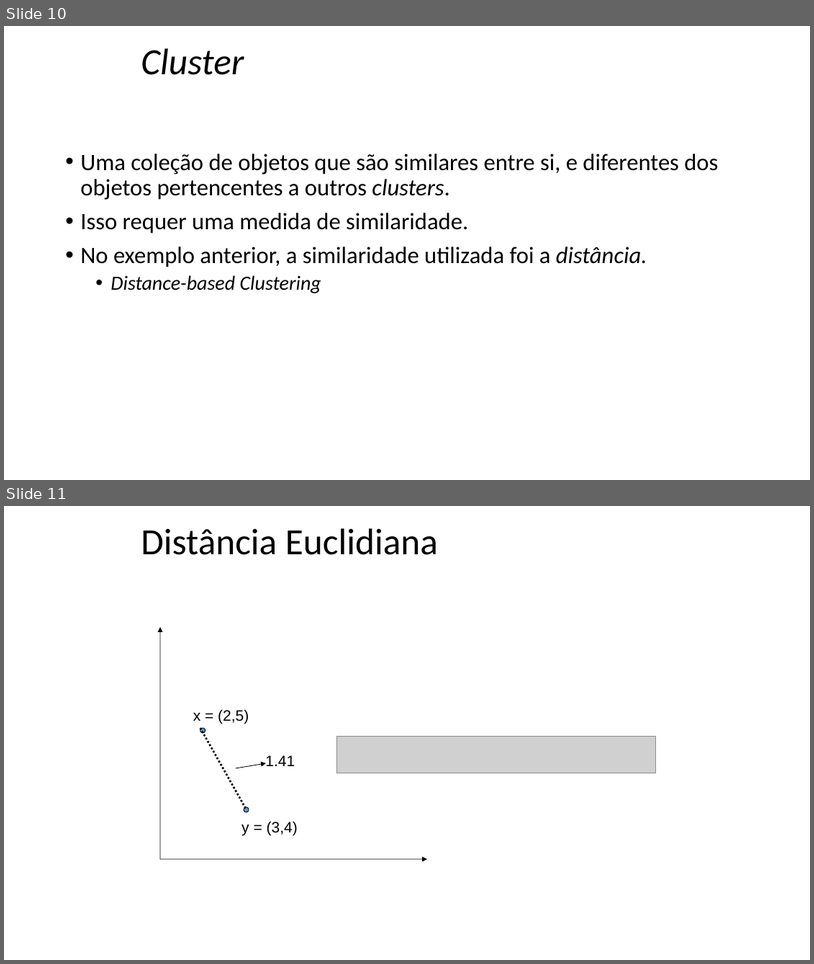
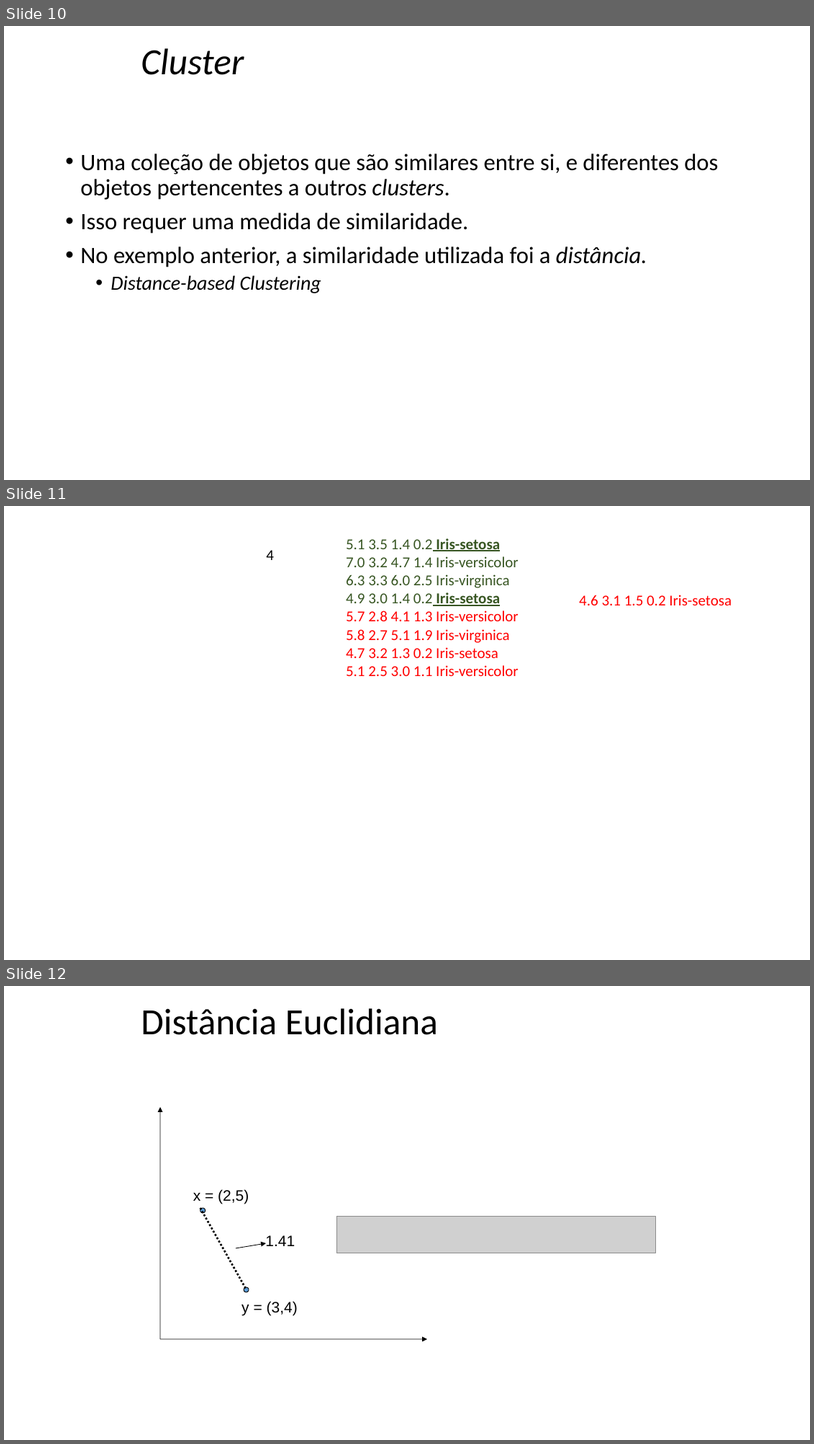
Before and after one commit to MirellaLDS/KNN, a slide deck: doc/20171_SAD_08_Agrupamento_KMeans.pptx. Shown one above the other, each under a label of ours: slides 10 and 11 before the commit, slides 10, 11 and 12 after it. The pictures are 814x964 and 814x1444 pixels, drawn with LibreOffice and Linux fonts; fonts in the diff are those of the drawing; grey boxes stand for pictures; background and template pictures are left out. Boxes give left, top, right and bottom in pixels: in the first picture for what was removed or moved away, otherwise in the second. Text is boxed around its words. In the diff, an @@ line names an element or a change of style, - is before the commit and + after.

```diff
--- a/doc/20171_SAD_08_Agrupamento_KMeans.pptx
+++ b/doc/20171_SAD_08_Agrupamento_KMeans.pptx
@@ slide 11 added at (4, 506, 810, 960), background picture (left out) @@
@@ text added at (346, 538, 519, 676), 18 pt, text #FF0000 @@
+5.1 3.5 1.4 0.2 Iris-setosa
+7.0 3.2 4.7 1.4 Iris-versicolor
+6.3 3.3 6.0 2.5 Iris-virginica
+4.9 3.0 1.4 0.2 Iris-setosa
+5.7 2.8 4.1 1.3 Iris-versicolor
+5.8 2.7 5.1 1.9 Iris-virginica
+4.7 3.2 1.3 0.2 Iris-setosa
+5.1 2.5 3.0 1.1 Iris-versicolor
@@ text added at (266, 550, 274, 560), 18 pt, text #000000 @@
+4
@@ text added at (579, 595, 732, 605), 18 pt, text #FF0000 @@
+4.6 3.1 1.5 0.2 Iris-setosa
@@ what was slide 11 is now slide 12 @@
```
Also in this commit, not shown: 4 other files.
